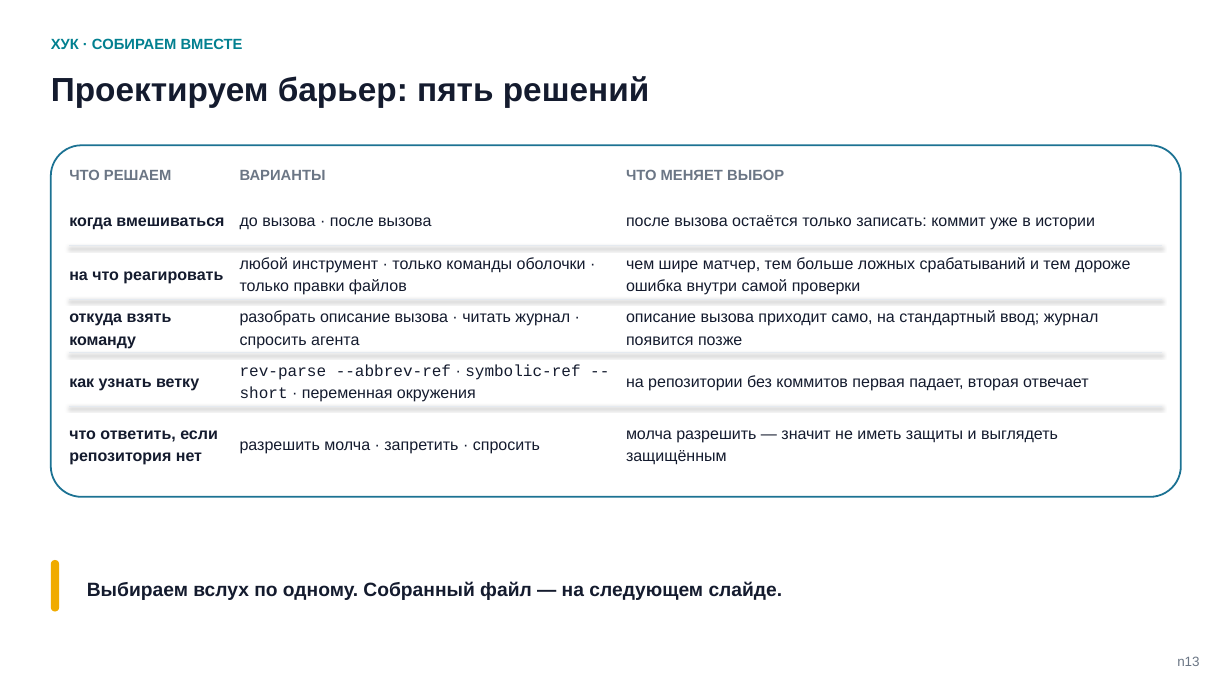
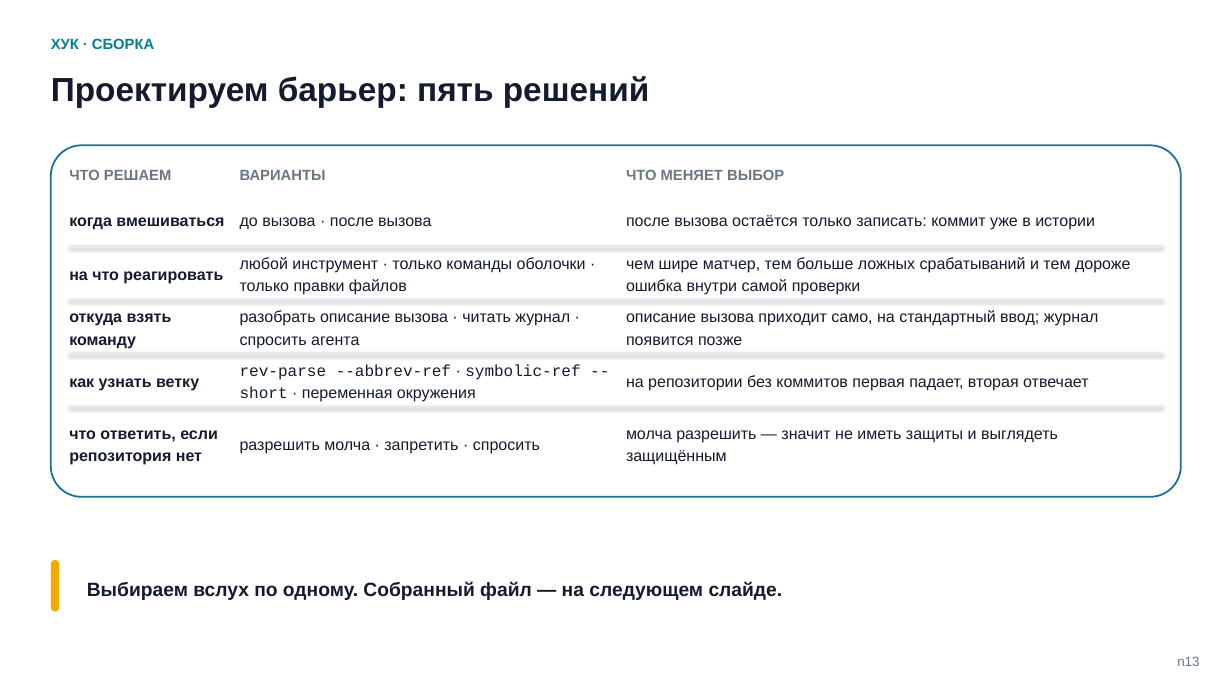
Before and after one commit to tellina-study/AI-usage-lessons, a slide deck: slide 13 of library/seminars/sem-05/rendered/sem-05-n.pptx. Drawn at 1232x693 pixels with LibreOffice and Linux fonts; fonts in the diff are those of the drawing. Boxes give left, top, right and bottom in pixels: in the first picture for what was removed or moved away, otherwise in the second. Text is boxed around its words. In the diff, an @@ line names an element or a change of style, - is before the commit and + after.

```diff
--- a/library/seminars/sem-05/rendered/sem-05-n.pptx
+++ b/library/seminars/sem-05/rendered/sem-05-n.pptx
@@ text at (51,38,154,49): text changed @@
-ХУК · СОБИРАЕМ ВМЕСТЕ
+ХУК · СБОРКА
```
Also in this commit, not shown: 6 other slides changed, 6 other files.
